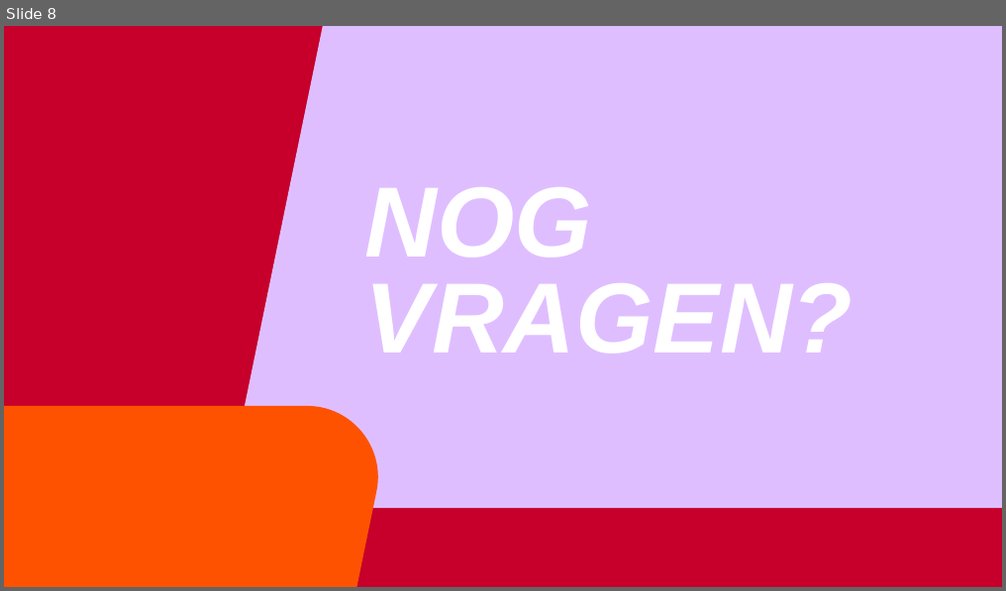
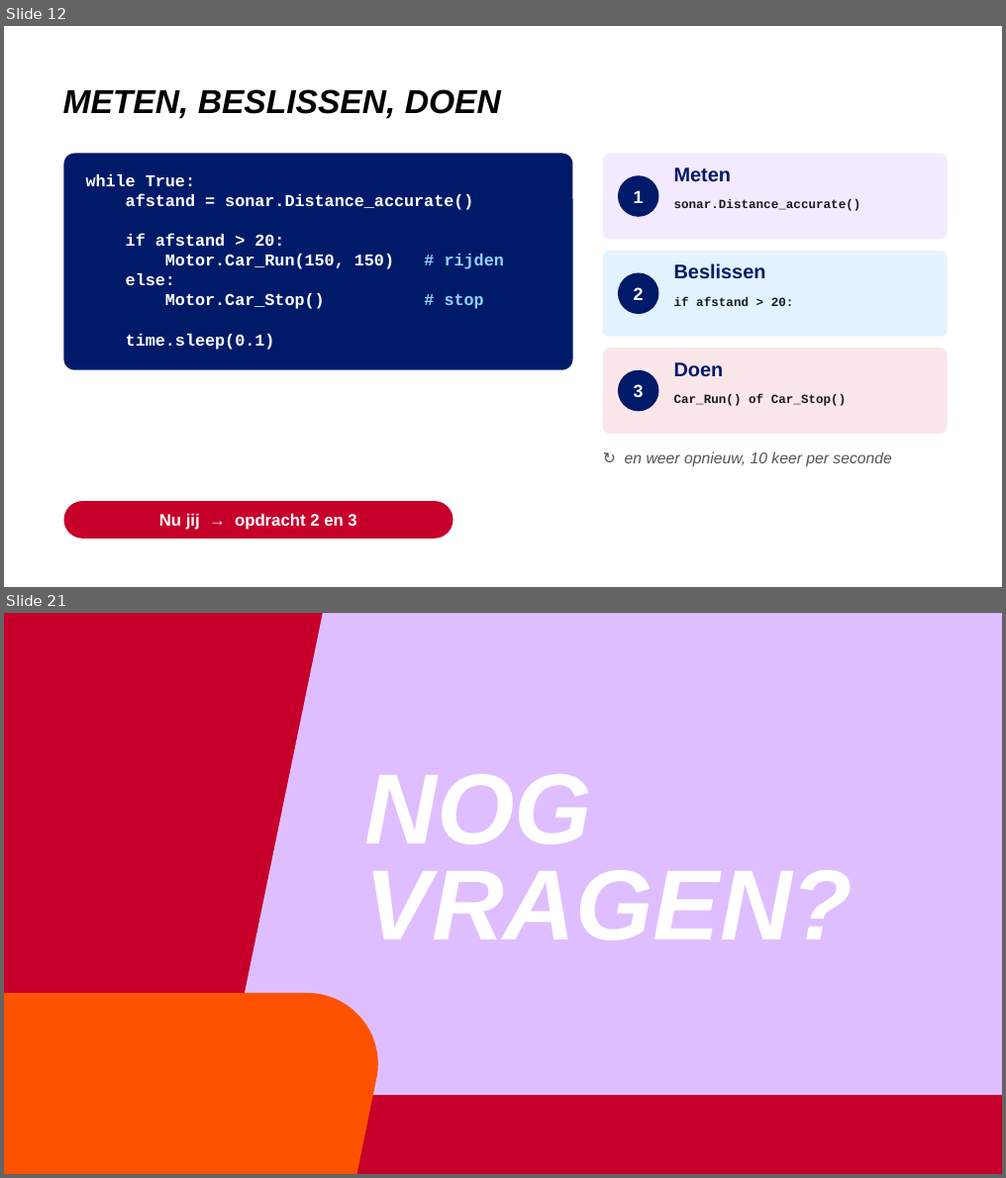
Before and after one commit to AvansMechatronica/vabokCursusRoboticaMetPython, a slide deck: presentaties/les5.pptx. Shown one above the other, each under a label of ours: slide 8 before the commit, slides 12 and 21 after it; the slides between them are not shown. The pictures are 1006x591 and 1006x1178 pixels, drawn with LibreOffice and Linux fonts; fonts in the diff are those of the drawing; background and template pictures are left out. Boxes give left, top, right and bottom in pixels: in the first picture for what was removed or moved away, otherwise in the second. Text is boxed around its words. In the diff, an @@ line names an element or a change of style, - is before the commit and + after.

```diff
--- a/presentaties/les5.pptx
+++ b/presentaties/les5.pptx
@@ slide 12 added at (4, 26, 1002, 587), background #FFFFFF @@
@@ title added at (63, 89, 501, 119), 32 pt, text #000000, bold, italic @@
+METEN, BESLISSEN, DOEN
@@ rounded rectangle added at (63, 154, 573, 371), fill #001A6A, 16 pt, text #FFFFFF, bold @@
+while True:
+afstand = sonar.Distance_accurate()
+if afstand > 20:
+Motor.Car_Run(150, 150) # rijden
+else:
+Motor.Car_Stop() # stop
+time.sleep(0.1)
@@ rounded rectangle added at (603, 154, 947, 240), fill #F4EAFF @@
@@ text added at (674, 168, 731, 182), 19 pt, text #001A6A, bold @@
+Meten
@@ ellipse added at (618, 175, 659, 217), fill #001A6A, 17 pt, text #FFFFFF, bold @@
+1
@@ text added at (674, 199, 861, 211), 12 pt, text #1A1A1A, bold @@
+sonar.Distance_accurate()
@@ rounded rectangle added at (603, 251, 947, 337), fill #E3F3FF @@
@@ ellipse added at (618, 274, 659, 314), fill #001A6A, 17 pt, text #FFFFFF, bold @@
+2
@@ text added at (674, 264, 766, 279), 19 pt, text #001A6A, bold @@
+Beslissen
@@ text added at (674, 297, 794, 306), 12 pt, text #1A1A1A, bold @@
+if afstand > 20:
@@ rounded rectangle added at (603, 348, 947, 434), fill #FBE6EA @@
@@ ellipse added at (618, 371, 659, 411), fill #001A6A, 17 pt, text #FFFFFF, bold @@
+3
@@ text added at (674, 363, 724, 377), 19 pt, text #001A6A, bold @@
+Doen
@@ text added at (674, 394, 846, 406), 12 pt, text #1A1A1A, bold @@
+Car_Run() of Car_Stop()
@@ text added at (625, 452, 891, 468), 15 pt, text #555555, italic @@
+↻ en weer opnieuw, 10 keer per seconde
@@ rounded rectangle added at (63, 501, 453, 539), fill #C6002A, 16 pt, text #FFFFFF, bold @@
+Nu jij → opdracht 2 en 3
@@ what was slide 8 is now slide 21 @@
```
Also in this commit, not shown: 1 slide changed, 18 other slides added, 6 slides removed, 21 other files.
